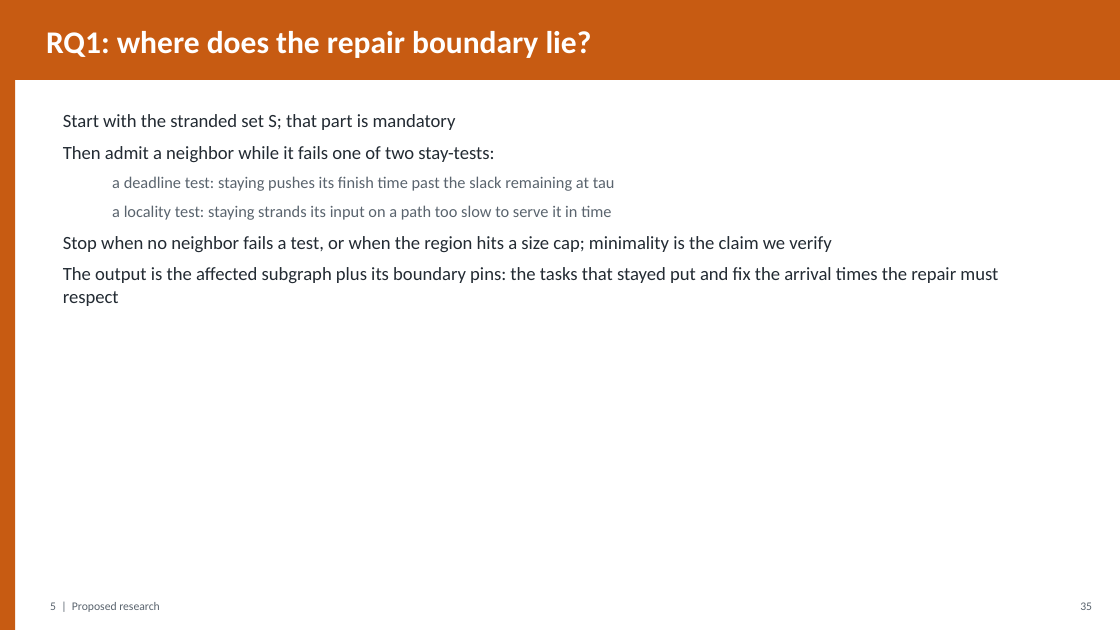
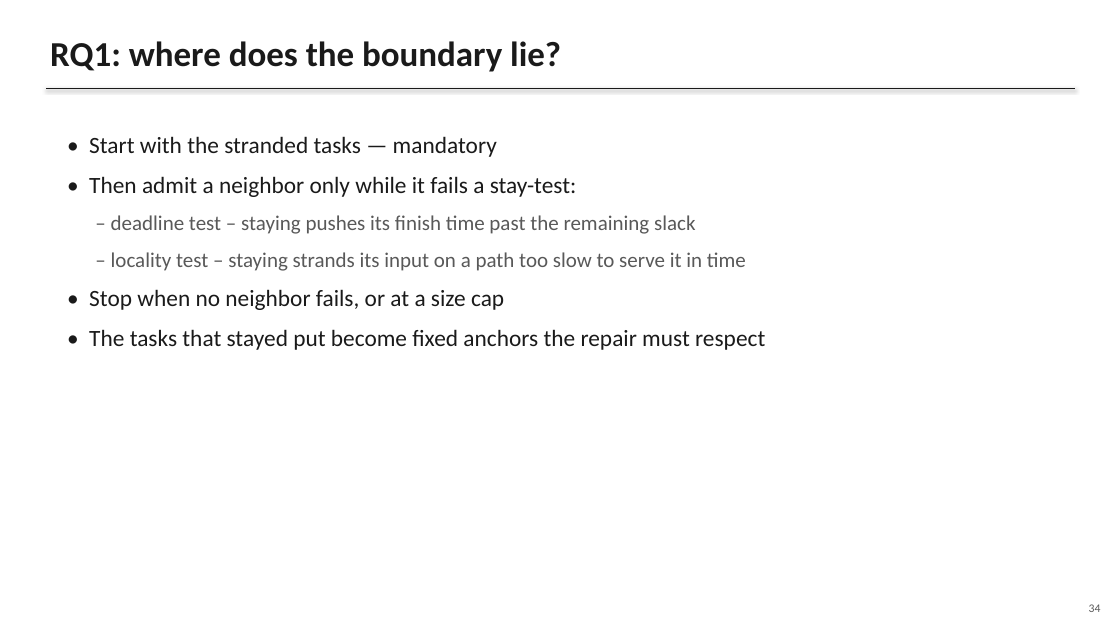
Before and after one commit to gayanigupta/data-aware-scheduling, a slide deck: slide 34 of slides/data-aware-scheduling.pptx (slide 36 before the commit). Drawn at 1120x630 pixels with LibreOffice and Linux fonts; fonts in the diff are those of the drawing. Boxes give left, top, right and bottom in pixels: in the first picture for what was removed or moved away, otherwise in the second. Text is boxed around its words. In the diff, an @@ line names an element or a change of style, - is before the commit and + after.

Commit message:
Plain monochrome slide deck with human-style text

```diff
--- a/slides/data-aware-scheduling.pptx
+++ b/slides/data-aware-scheduling.pptx
@@ rectangle removed at (x1=0, y1=0, x2=1120, y2=80) @@
@@ text at (x1=50, y1=41, x2=561, y2=72): text changed; size 27 to 30 pt; text colour #FFFFFF to #1A1A1A @@
-RQ1: where does the repair boundary lie?
+RQ1: where does the boundary lie?
@@ rectangle removed at (x1=0, y1=80, x2=15, y2=630) @@
@@ line added from (46, 88) to (1075, 88), #1A1A1A 1 pt @@
@@ text at (x1=89, y1=136, x2=765, y2=350): text changed; size 16 to 20 pt; text colour #232B33 to #1A1A1A @@
-Start with the stranded set S; that part is mandatory
-Then admit a neighbor while it fails one of two stay-tests:
-  a deadline test: staying pushes its finish time past the slack remaining at tau
-  a locality test: staying strands its input on a path too slow to serve it in time
-Stop when no neighbor fails a test, or when the region hits a size cap; minimality is the claim we verify
-The output is the affected subgraph plus its boundary pins: the tasks that stayed put and fix the arrival times the repair must respect
+• Start with the stranded tasks — mandatory
+• Then admit a neighbor only while it fails a stay-test:
+– deadline test – staying pushes its finish time past the remaining slack
+– locality test – staying strands its input on a path too slow to serve it in time
+• Stop when no neighbor fails, or at a size cap
+• The tasks that stayed put become fixed anchors the repair must respect
@@ text removed at (x1=50, y1=602, x2=159, y2=612) @@
-5 | Proposed research
@@ text removed at (x1=1080, y1=602, x2=1092, y2=610) @@
-35
@@ text added at (x1=1089, y1=604, x2=1101, y2=612), 10 pt, text #595959 @@
+34
```
Also in this commit, not shown: 29 other slides changed, 14 slides added, 16 slides removed, 1 other file.
